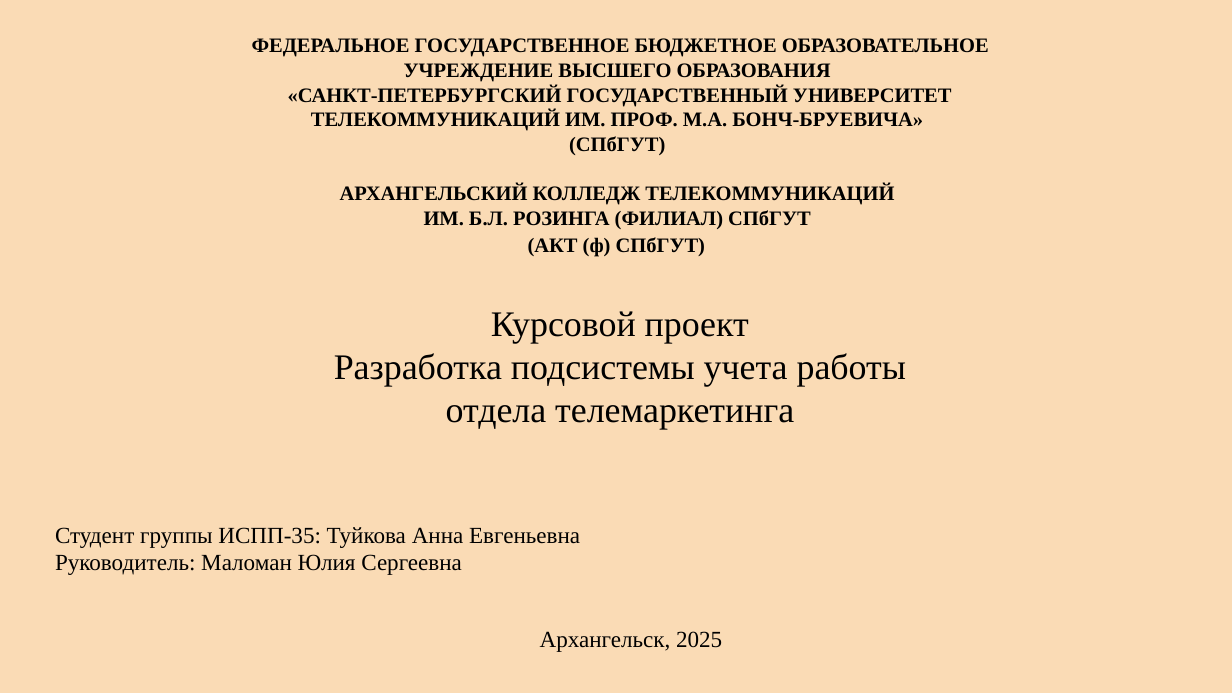
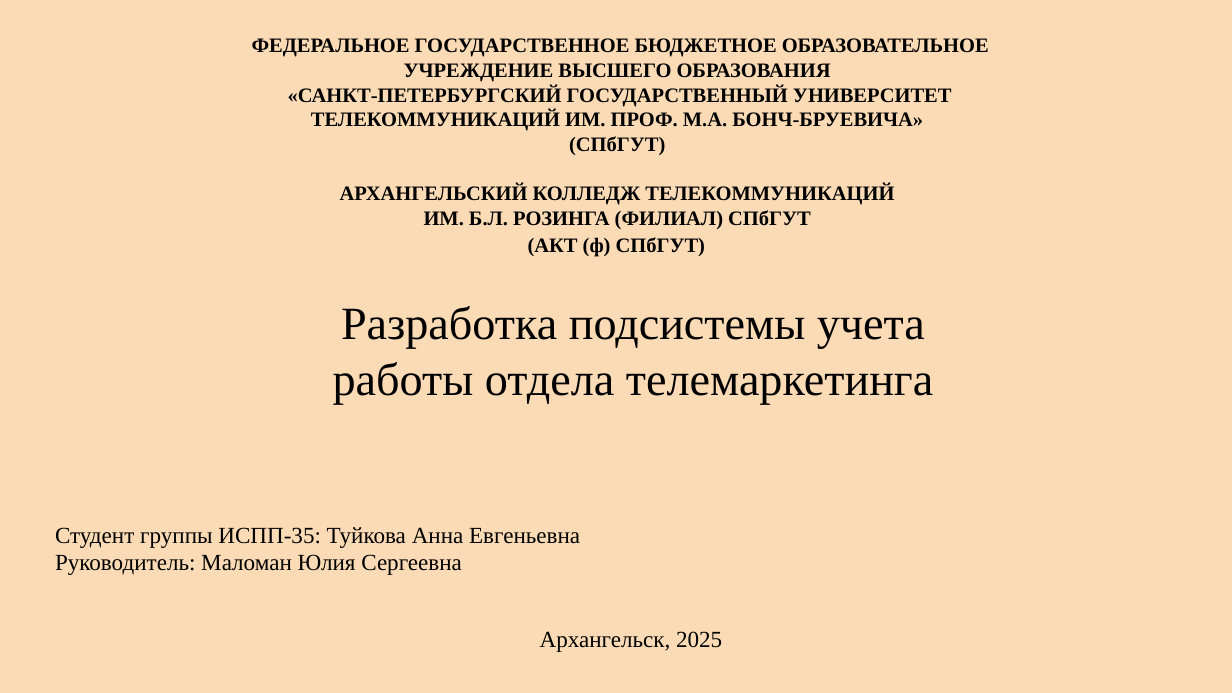
Before and after one commit to kkerra/CourseProject, a slide deck: slide 1 of кп.pptx. Drawn at 1232x693 pixels with LibreOffice and Linux fonts; fonts in the diff are those of the drawing; background and template pictures are left out. Boxes give left, top, right and bottom in pixels: in the first picture for what was removed or moved away, otherwise in the second. Text is boxed around its words. In the diff, an @@ line names an element or a change of style, - is before the commit and + after.

```diff
--- a/кп.pptx
+++ b/кп.pptx
@@ text "Разработка подсистемы учета работы отдела ..." at bbox=[333, 306, 933, 404]: size 28 to 36 pt @@
@@ text at bbox=[491, 311, 749, 344]: paragraph removed @@
-Курсовой проект
```
Also in this commit, not shown: 5 other slides changed, 1 other file.
